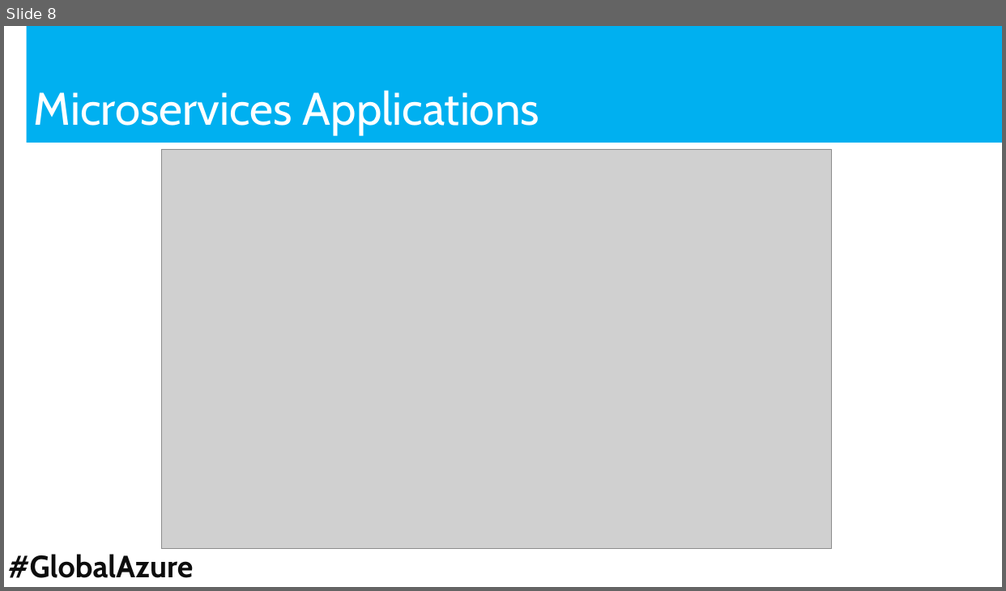
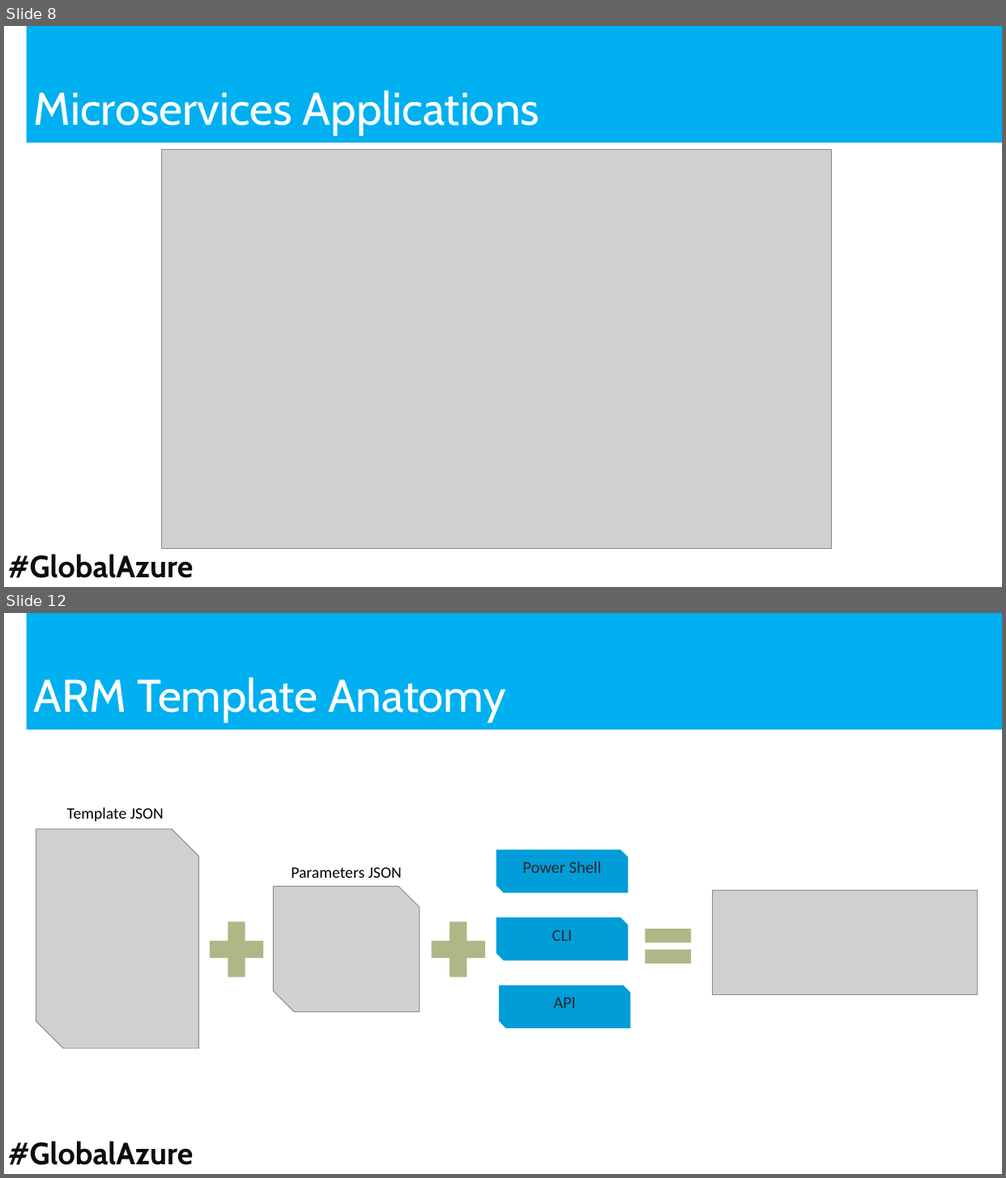
Before and after one commit to luismanez/azure-bootcamp-barcelona-2018, a slide deck: slides/Despliegue continuo de tu infrastructura cloud con Azure ARM templates.pptx. Shown one above the other, each under a label of ours: slide 8 before the commit, slides 8 and 12 after it; the slides between them are not shown. The pictures are 1006x591 and 1006x1178 pixels, drawn with LibreOffice and Linux fonts; fonts in the diff are those of the drawing; grey boxes stand for pictures; background and template pictures are left out. Boxes give left, top, right and bottom in pixels: in the first picture for what was removed or moved away, otherwise in the second. Text is boxed around its words. In the diff, an @@ line names an element or a change of style, - is before the commit and + after.

```diff
--- a/slides/Despliegue continuo de tu infrastructura cloud con Azure ARM templates.pptx
+++ b/slides/Despliegue continuo de tu infrastructura cloud con Azure ARM templates.pptx
@@ slide 12 added at (x1=4, y1=613, x2=1002, y2=1174), background #FFFFFF; not listed: 2 template elements that a slide beside it also shows @@
@@ title added at (x1=34, y1=677, x2=506, y2=722), 44 pt, text #FFFFFF @@
+ARM Template Anatomy
@@ picture added at (x1=36, y1=829, x2=198, y2=1049) @@
@@ text added at (x1=67, y1=807, x2=164, y2=821), 15.3 pt, text #000000 @@
+Template JSON
@@ snip diag rect added at (x1=496, y1=850, x2=629, y2=893), fill #009DD9, 16 pt, text #292929 @@
+Power Shell
@@ text added at (x1=291, y1=867, x2=402, y2=878), 15.3 pt, text #000000 @@
+Parameters JSON
@@ picture added at (x1=274, y1=886, x2=420, y2=1012) @@
@@ picture added at (x1=713, y1=890, x2=978, y2=995) @@
@@ plus sign added at (x1=200, y1=913, x2=273, y2=987), fill #AEB785 @@
@@ plus sign added at (x1=422, y1=913, x2=494, y2=987), fill #AEB785 @@
@@ snip diag rect added at (x1=496, y1=918, x2=629, y2=960), fill #009DD9, 16 pt, text #292929 @@
+CLI
@@ math equal added at (x1=637, y1=917, x2=700, y2=976), fill #AEB785 @@
@@ snip diag rect added at (x1=499, y1=986, x2=631, y2=1029), fill #009DD9, 16 pt, text #292929 @@
+API
```
Also in this commit, not shown: 2 slides changed, 3 other slides added.
